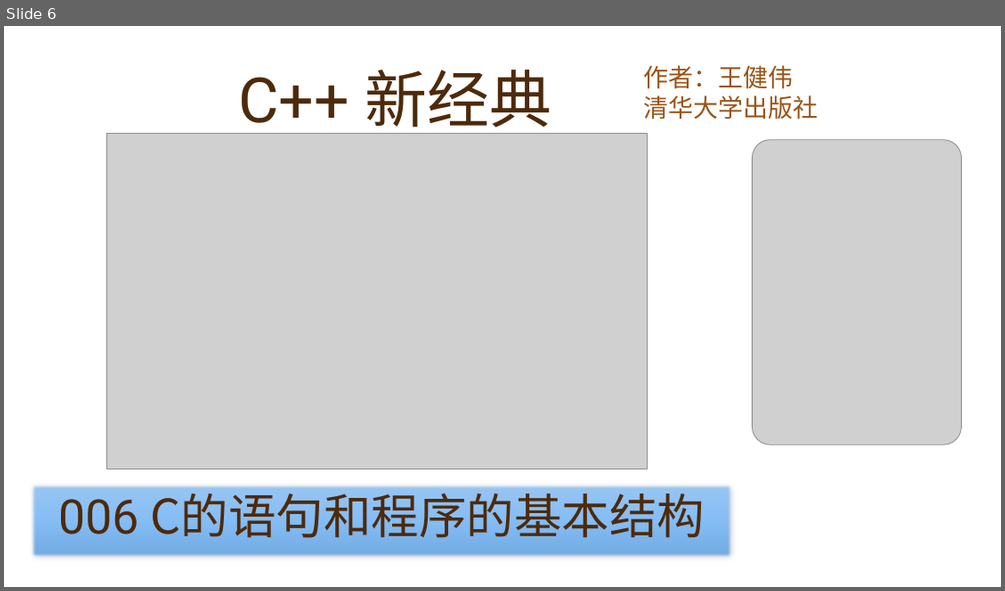
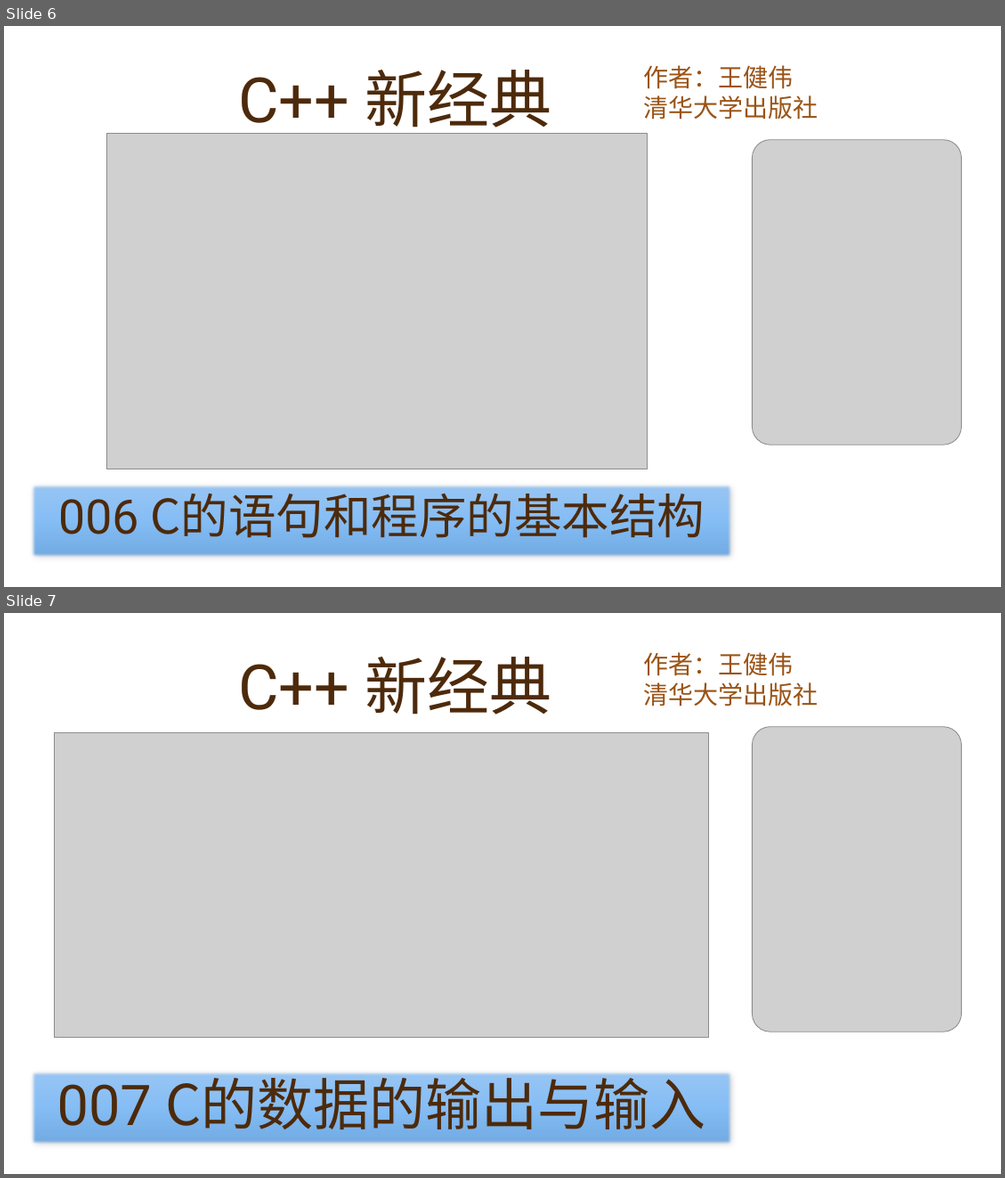
Before and after one commit to yasenstar/learn_cpp, a slide deck: cpp_new/C++ 新经典.pptx. Shown one above the other, each under a label of ours: slide 6 before the commit, slides 6 and 7 after it. The pictures are 1005x591 and 1005x1178 pixels, drawn with LibreOffice and Linux fonts; fonts in the diff are those of the drawing; grey boxes stand for pictures; background and template pictures are left out. Boxes give left, top, right and bottom in pixels: in the first picture for what was removed or moved away, otherwise in the second. Text is boxed around its words. In the diff, an @@ line names an element or a change of style, - is before the commit and + after.

```diff
--- a/cpp_new/C++ 新经典.pptx
+++ b/cpp_new/C++ 新经典.pptx
@@ slide 7 added at (4,613,1001,1174), background picture (left out) @@
@@ title added at (238,657,552,714), 60 pt, text #4D2A0B @@
+C++ 新经典
@@ subtitle added at (643,652,817,706), 24 pt, text #9A5315 @@
+作者：王健伟
+清华大学出版社
@@ picture added at (54,732,709,1037) @@
@@ picture added at (752,727,962,1032) @@
@@ rectangle added at (31,1070,733,1144), fill gradient #9AC6F4 to #86BEF6 to #70A9E1, 54 pt, text #4D2A0B @@
+007 C的数据的输出与输入
```
Also in this commit, not shown: 10 other files.
